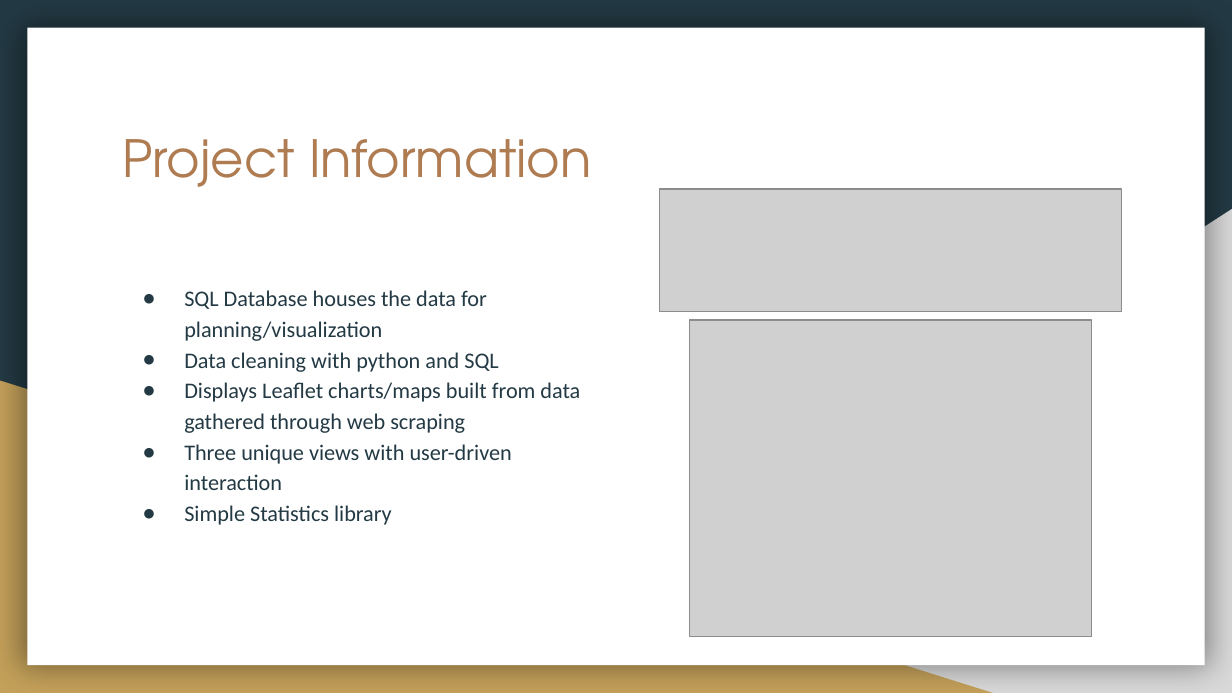
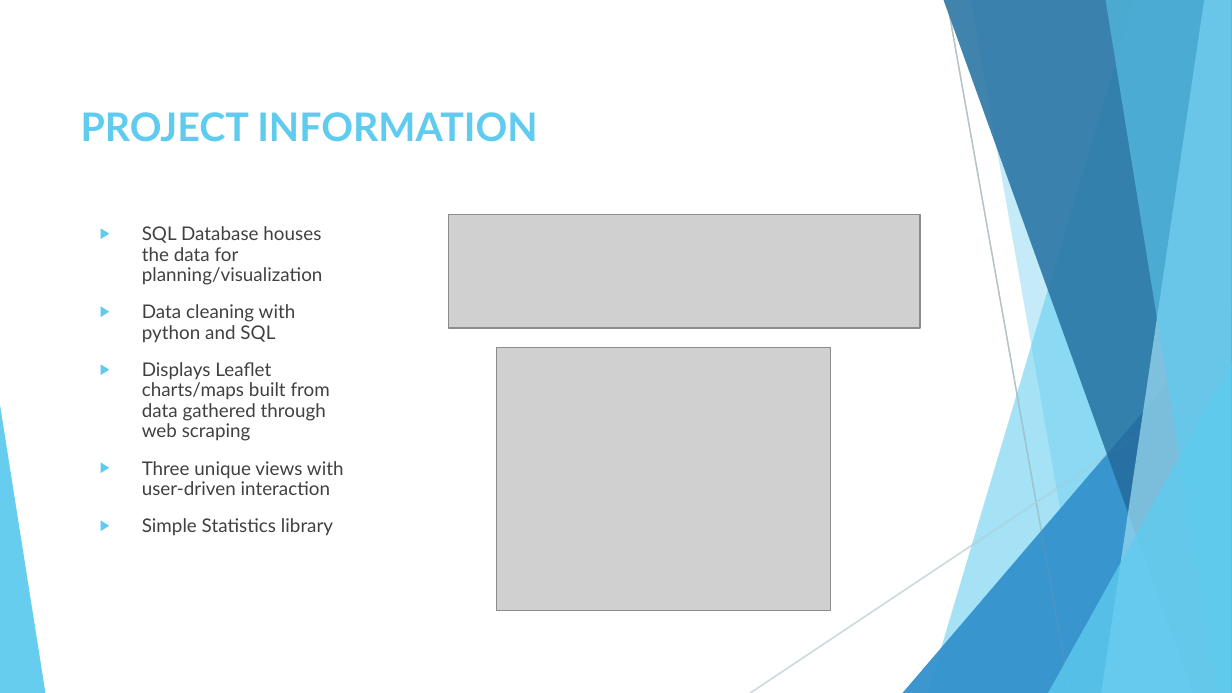
Before and after one commit to nelsonalb/World_Population-Project-3, a slide deck: slide 3 of Project 3- World Data Population.pptx. Drawn at 1232x693 pixels with LibreOffice and Linux fonts; fonts in the diff are those of the drawing; grey boxes stand for pictures. Boxes give left, top, right and bottom in pixels: in the first picture for what was removed or moved away, otherwise in the second. Text is boxed around its words. In the diff, an @@ line names an element or a change of style, - is before the commit and + after.

```diff
--- a/Project 3- World Data Population.pptx
+++ b/Project 3- World Data Population.pptx
@@ background #233A44 to #FFFFFF @@
@@ rectangle removed at bbox=[27, 28, 1205, 665] @@
@@ title "PROJECT INFORMATION" at bbox=[81, 112, 537, 142]: vertical alignment top to middle @@
@@ title at bbox=[81, 112, 537, 142]: text changed; size 30 to 23 pt; font TeX Gyre Adventor to Lato; text colour #AF7B51 to #5FCBEF; bold on @@
-Project Information
+PROJECT INFORMATION
@@ right triangle removed at bbox=[483, 209, 1232, 693] @@
@@ text "SQL Database houses the data ...": place and size @@
-text "SQL Database houses the data ..." at bbox=[184, 290, 580, 525]
+text "SQL Database houses the data ..." at bbox=[142, 226, 344, 536]
@@ text "SQL Database houses the data ..." at bbox=[142, 226, 344, 536]: size 13 to 11 pt, font Calibri to Lato, text colour #233A44 to #404040; bullet ● to ▶; line spacing 1.15 to 0.9; more space between paragraphs; bullet colour #233A44 to #5FCBEF @@
@@ picture: place and size @@
-picture at bbox=[659, 188, 1121, 310]
+picture at bbox=[448, 214, 920, 328]
@@ picture: place and size @@
-picture at bbox=[690, 320, 1092, 637]
+picture at bbox=[496, 347, 830, 610]
@@ right triangle removed at bbox=[0, 381, 993, 693] @@
@@ group added at bbox=[0, 0, 1232, 693]: 5 freeform shapes, 3 triangles, 2 lines @@
@@ group added at bbox=[0, 0, 1232, 693]: 5 freeform shapes, 3 triangles, 2 lines @@
```
Also in this commit, not shown: 6 other slides changed, 1 slide added, 1 slide removed.
